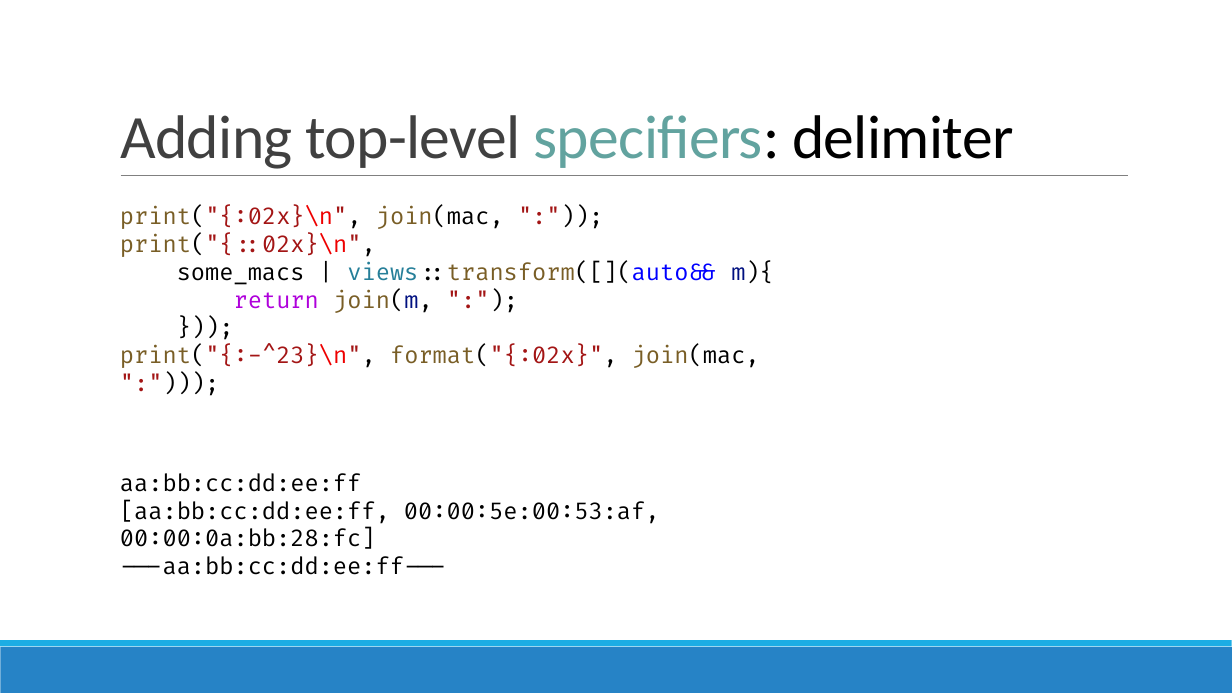
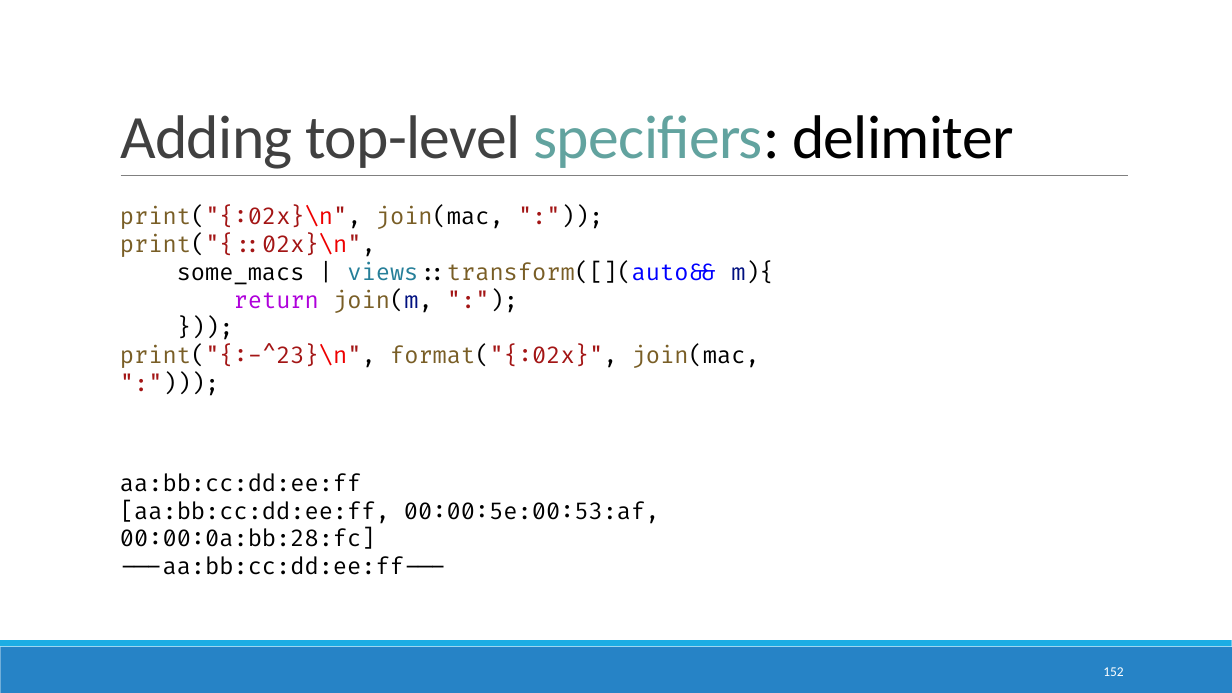
Before and after one commit to brevzin/cpp_proposals, a slide deck: slide 152 of talks/202209_cppcon/The Surprising Complexity of Formatting Ranges.pptx. Drawn at 1232x693 pixels with LibreOffice and Linux fonts; fonts in the diff are those of the drawing. Boxes give left, top, right and bottom in pixels: in the first picture for what was removed or moved away, otherwise in the second. Text is boxed around its words. In the diff, an @@ line names an element or a change of style, - is before the commit and + after.

```diff
--- a/talks/202209_cppcon/The Surprising Complexity of Formatting Ranges.pptx
+++ b/talks/202209_cppcon/The Surprising Complexity of Formatting Ranges.pptx
@@ page number added at [1103,667,1123,676], 10.5 pt, text #FFFFFF @@
+152
```
Also in this commit, not shown: 189 other slides changed, 4 slides added, 1 slide removed.
